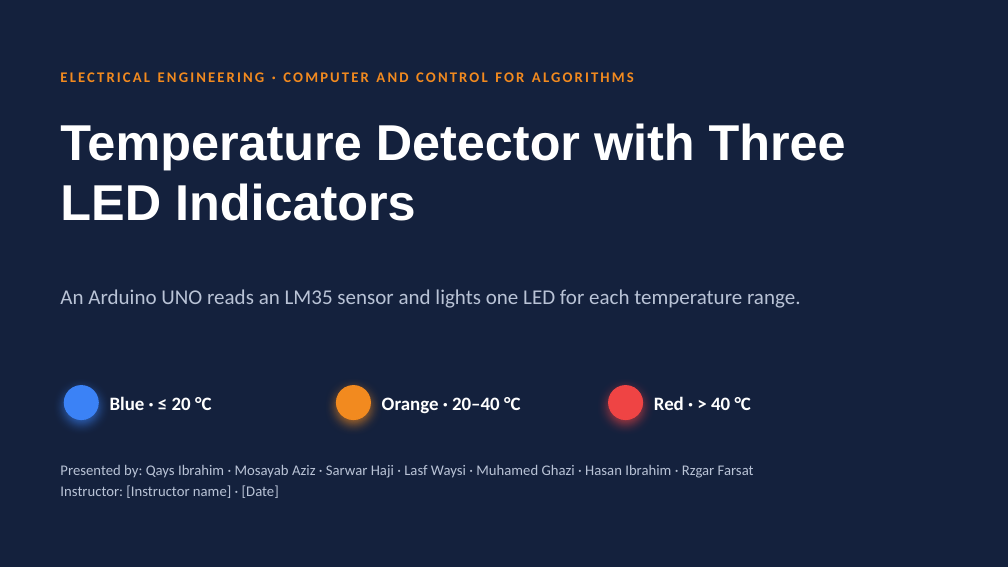
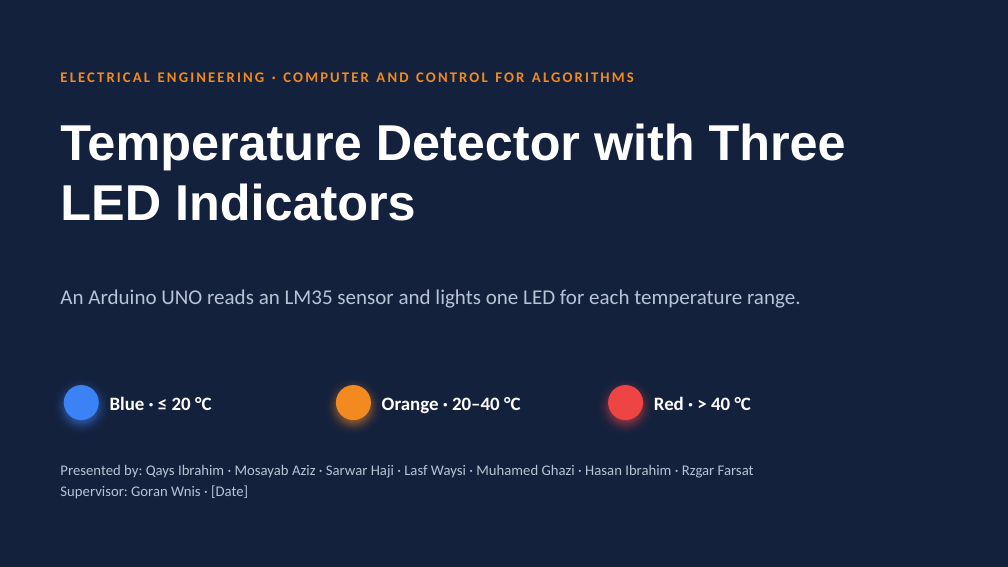
Before and after one commit to qaessafty-arch/Tempreture-detector, a slide deck: slide 1 of presentation/Temperature_Detector_Presentation.pptx. Drawn at 1008x567 pixels with LibreOffice and Linux fonts; fonts in the diff are those of the drawing. Boxes give left, top, right and bottom in pixels: in the first picture for what was removed or moved away, otherwise in the second. Text is boxed around its words. In the diff, an @@ line names an element or a change of style, - is before the commit and + after.

```diff
--- a/presentation/Temperature_Detector_Presentation.pptx
+++ b/presentation/Temperature_Detector_Presentation.pptx
@@ text at bbox=[60, 485, 248, 499]: text changed @@
-Instructor: [Instructor name] · [Date]
+Supervisor: Goran Wnis · [Date]
```
Also in this commit, not shown: 2 other files.
